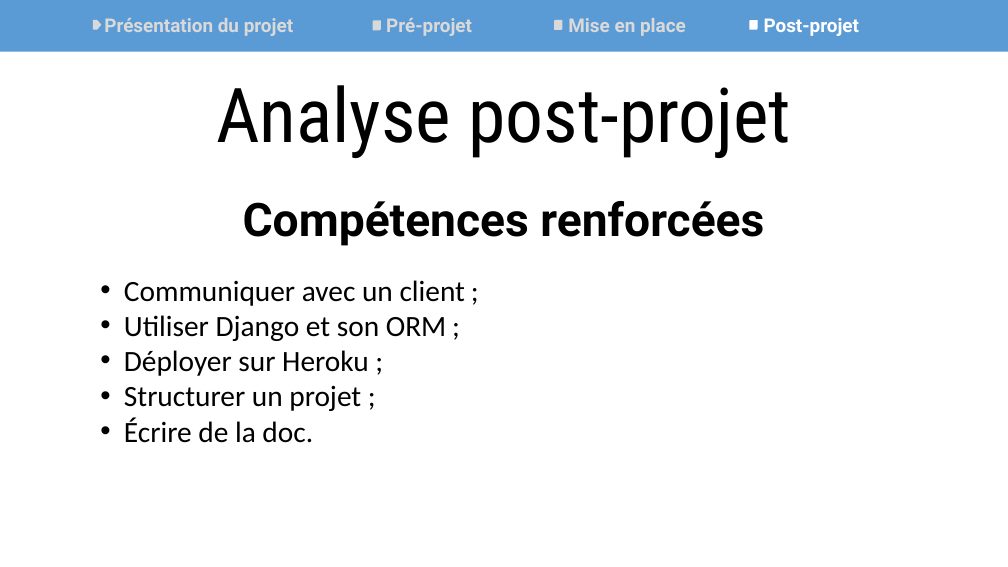
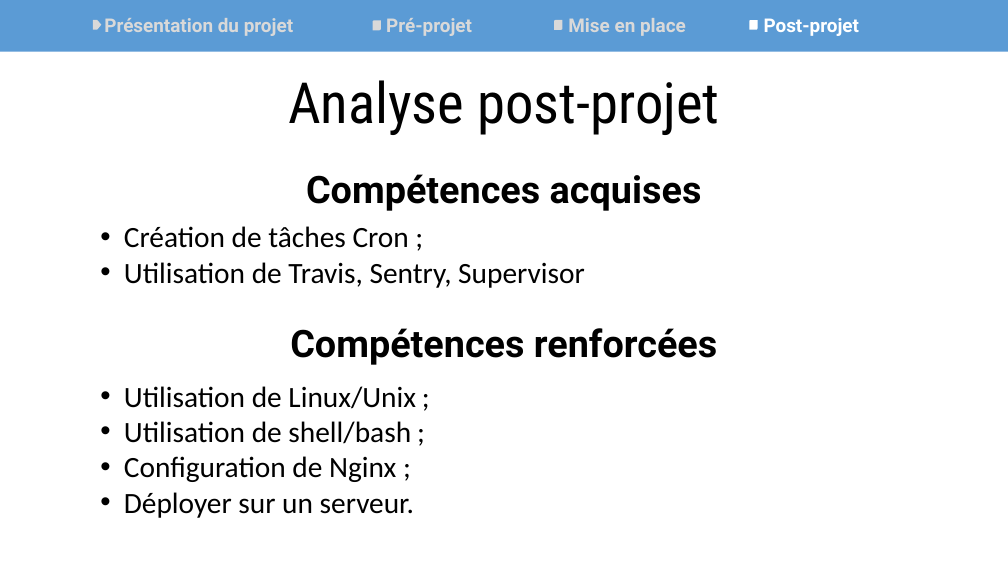
Before and after one commit to Synkied/OC_Projet-10, a slide deck: slide 12 of livrables/Projet10_Purbeurre_Nutellove.pptx. Drawn at 1008x567 pixels with LibreOffice and Linux fonts; fonts in the diff are those of the drawing. Boxes give left, top, right and bottom in pixels: in the first picture for what was removed or moved away, otherwise in the second. Text is boxed around its words. In the diff, an @@ line names an element or a change of style, - is before the commit and + after.

```diff
--- a/livrables/Projet10_Purbeurre_Nutellove.pptx
+++ b/livrables/Projet10_Purbeurre_Nutellove.pptx
@@ text "Analyse post-projet" at bbox=[288, 80, 719, 135]: size 72 to 54 pt @@
@@ text added at bbox=[306, 174, 702, 211], 36 pt, text #000000, bold @@
+Compétences acquises
@@ text added at bbox=[124, 226, 585, 288], 28 pt, text #000000 @@
+• Création de tâches Cron ;
+• Utilisation de Travis, Sentry, Supervisor
@@ text "Compétences renforcées": place and size @@
-text "Compétences renforcées" at bbox=[243, 201, 764, 246]
+text "Compétences renforcées" at bbox=[290, 328, 717, 365]
@@ text "Compétences renforcées" at bbox=[290, 328, 717, 365]: size 44 to 36 pt @@
@@ text at bbox=[124, 386, 416, 518]: text changed @@
-• Communiquer avec un client ;
-• Utiliser Django et son ORM ;
-• Déployer sur Heroku ;
-• Structurer un projet ;
-• Écrire de la doc.
+• Utilisation de Linux/Unix ;
+• Utilisation de shell/bash ;
+• Configuration de Nginx ;
+• Déployer sur un serveur.
```
Also in this commit, not shown: 2 other slides changed, 1 slide added, 1 slide removed, 16 other files.
